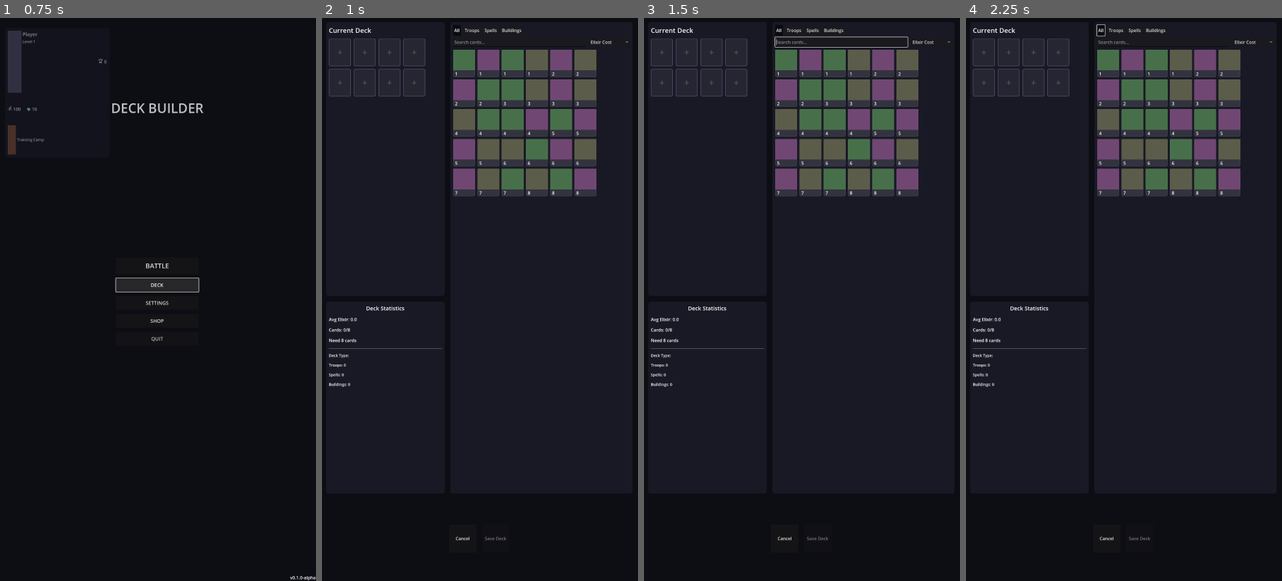
Above: before the commit, frames 1-4 (left to right).
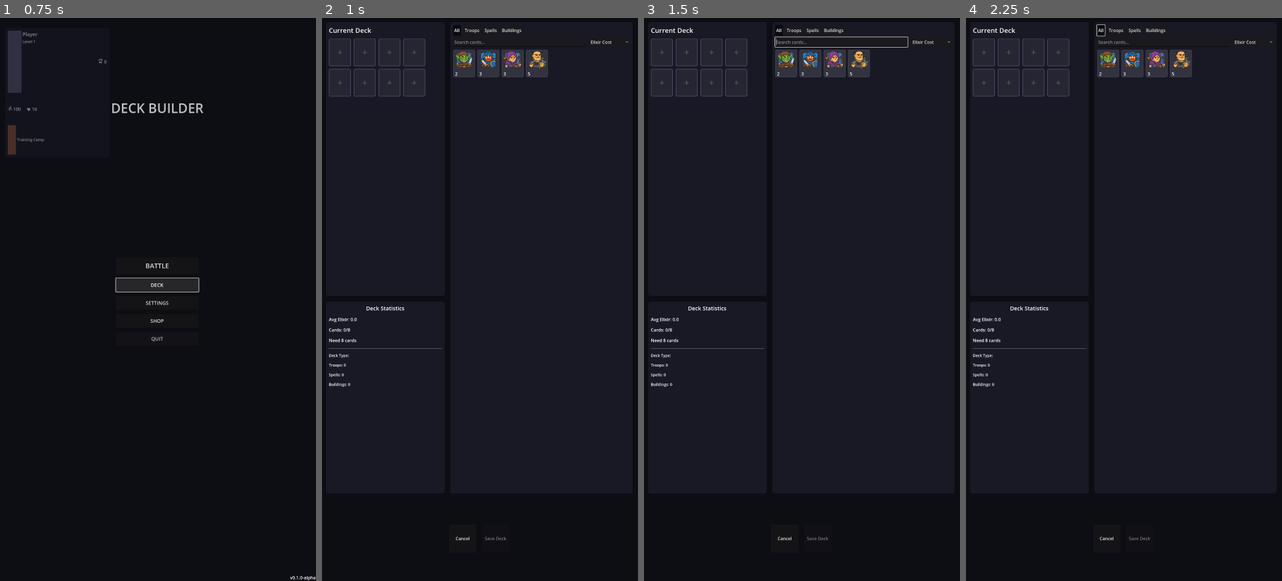
Above: after the commit, the same moments.

Repository: sethshoultes/battle-castles
Game: Godot game, scene res://scenes/ui/main_menu.tscn
The game is run twice, just before and just after one commit, with the same random seed, the same clock (stepped at 60 frames per second) and the same inputs.
Inputs (mouse positions are in pixels of both pictures, inside the frame that each line leads up to):
- Up to frame 1 (0.75 s): click "DECK" at 0.5 s
- Up to frame 2 (1 s): no input
- Up to frame 3 (1.5 s): click (839, 40) at 1.27 s; type "12" at 1.35 s
- Up to frame 4 (2.25 s): click "All" at 2 s

Frame 1 is identical in both runs. In frame 2, 10% of the frame differs, in the area x 41-87%, y 5-32%; in frame 3, 10%; in frame 4, 10%.

Commit message:
feat: Expand deck builder with card types and additional asset prompts
- Add card_type field to CardData (Troop/Spell/Building classification)
- Update deck builder to use actual CardData resources instead of placeholder dictionaries
- Enable duplicate cards in decks (like Clash Royale)
- Display card icons using TextureRect instead of colored rectangles
- Add deck type breakdown showing troops/spells/buildings count
- Add 19 additional card prompts to asset generation guide:
  * 8 troops (Barbarians, Musketeer, Mini PEKKA, Wizard, Baby Dragon, Skeleton Army, Minions, Valkyrie)
  * 6 spells (Fireball, Arrows, Lightning, Freeze, Rage, Heal)
  * 5 buildings (Cannon, Tesla, Bomb Tower, Inferno Tower, Elixir Collector)
- Add rarity-specific card frame prompts (Common, Rare, Epic, Legendary)
- Include new UI assets (card frames, elixir icon, crown icon, health bar)

🤖 Generated with [Claude Code](https://claude.com/claude-code)

Co-Authored-By: Claude <noreply@anthropic.com>

Diff:
--- a/client/scripts/resources/card_data.gd
+++ b/client/scripts/resources/card_data.gd
@@ -8,6 +8,7 @@
 @export var description: String = ""
 @export var icon: Texture2D = null
 @export var rarity: String = "Common" # Common, Rare, Epic, Legendary
+@export var card_type: String = "Troop" # "Troop", "Spell", "Building"
 
 ## Game mechanics
 @export var elixir_cost: int = 3
--- a/client/scripts/ui/deck_builder_ui.gd
+++ b/client/scripts/ui/deck_builder_ui.gd
@@ -14,6 +14,10 @@
 @onready var average_elixir_label: Label = $StatsPanel/VBoxContainer/AverageElixir
 @onready var card_count_label: Label = $StatsPanel/VBoxContainer/CardCount
 @onready var deck_validation_label: Label = $StatsPanel/VBoxContainer/ValidationStatus
+@onready var deck_type_label: Label = $StatsPanel/VBoxContainer/DeckType
+@onready var troops_count_label: Label = $StatsPanel/VBoxContainer/TroopsCount
+@onready var spells_count_label: Label = $StatsPanel/VBoxContainer/SpellsCount
+@onready var buildings_count_label: Label = $StatsPanel/VBoxContainer/BuildingsCount
 
 # Filter buttons
 @onready var filter_all_button: Button = $CollectionPanel/FilterContainer/AllButton
@@ -144,20 +148,18 @@
 	return slot
 
 func _load_card_collection() -> void:
-	# Load available cards from player's collection
-	# This would normally load from game data
-	# For now, create placeholder cards
-	for i in range(30):
-		var card_data = {
-			"id": "card_" + str(i),
-			"name": "Card " + str(i),
-			"elixir_cost": (i % 8) + 1,
-			"type": ["troops", "spells", "buildings"][i % 3],
-			"rarity": ["common", "rare", "epic", "legendary"][i % 4],
-			"level": 1,
-			"owned": true
-		}
-		collection_cards.append(card_data)
+	# Load actual card resources
+	var card_paths = [
+		"res://resources/cards/knight.tres",
+		"res://resources/cards/goblin.tres",
+		"res://resources/cards/archer.tres",
+		"res://resources/cards/giant.tres"
+	]
+
+	for path in card_paths:
+		var card = load(path)
+		if card:
+			collection_cards.append(card)
 
 	_apply_filter()
 
@@ -171,15 +173,15 @@
 			"all":
 				matches_filter = true
 			"troops":
-				matches_filter = card.type == "troops"
+				matches_filter = card.card_type == "Troop"
 			"spells":
-				matches_filter = card.type == "spells"
+				matches_filter = card.card_type == "Spell"
 			"buildings":
-				matches_filter = card.type == "buildings"
+				matches_filter = card.card_type == "Building"
 
 		# Apply search filter
 		if matches_filter and not search_line_edit.text.is_empty():
-			matches_filter = card.name.to_lower().contains(search_line_edit.text.to_lower())
+			matches_filter = card.card_name.to_lower().contains(search_line_edit.text.to_lower())
 
 		if matches_filter:
 			filtered_cards.append(card)
@@ -194,9 +196,9 @@
 		1: # Rarity
 			filtered_cards.sort_custom(func(a, b): return _get_rarity_value(a.rarity) > _get_rarity_value(b.rarity))
 		2: # Type
-			filtered_cards.sort_custom(func(a, b): return a.type < b.type)
+			filtered_cards.sort_custom(func(a, b): return a.card_type < b.card_type)
 		3: # Name
-			filtered_cards.sort_custom(func(a, b): return a.name < b.name)
+			filtered_cards.sort_custom(func(a, b): return a.card_name < b.card_name)
 
 func _get_rarity_value(rarity: String) -> int:
 	match rarity:
@@ -218,7 +220,7 @@
 		card_collection_container.add_child(slot)
 		collection_card_slots.append(slot)
 
-func _create_collection_card_slot(card_data: Dictionary, index: int) -> Control:
+func _create_collection_card_slot(card_data: CardData, index: int) -> Control:
 	var slot = _create_card_slot(false, index)
 
 	# Update the display with card data
@@ -226,25 +228,17 @@
 	var empty_label = card_display.get_node("EmptyLabel")
 	empty_label.visible = false
 
-	# Add card visual
-	var card_visual = Panel.new()
-	card_visual.name = "CardVisual"
-	card_visual.anchor_right = 1.0
-	card_visual.anchor_bottom = 0.75
-	card_visual.mouse_filter = Control.MOUSE_FILTER_IGNORE
-
-	# Set color based on type
-	var visual_style = StyleBoxFlat.new()
-	match card_data.type:
-		"troops":
-			visual_style.bg_color = Color(0.3, 0.5, 0.3, 0.8)
-		"spells":
-			visual_style.bg_color = Color(0.5, 0.3, 0.5, 0.8)
-		"buildings":
-			visual_style.bg_color = Color(0.4, 0.4, 0.3, 0.8)
-
-	card_visual.add_theme_stylebox_override("panel", visual_style)
-	card_display.add_child(card_visual)
+	# Add card icon
+	if card_data.icon:
+		var card_icon = TextureRect.new()
+		card_icon.name = "CardIcon"
+		card_icon.anchor_right = 1.0
+		card_icon.anchor_bottom = 0.75
+		card_icon.texture = card_data.icon
+		card_icon.expand_mode = TextureRect.EXPAND_FIT_WIDTH_PROPORTIONAL
+		card_icon.stretch_mode = TextureRect.STRETCH_KEEP_ASPECT_CENTERED
+		card_icon.mouse_filter = Control.MOUSE_FILTER_IGNORE
+		card_display.add_child(card_icon)
 
 	# Add elixir cost
 	var elixir_label = Label.new()
@@ -261,16 +255,11 @@
 	# Store card data
 	slot.set_meta("card_data", card_data)
 
-	# Check if card is already in deck
-	var is_in_deck = _is_card_in_deck(card_data.id)
-	if is_in_deck:
-		slot.modulate = Color(0.5, 0.5, 0.5, 0.5)
-
 	return slot
 
-func _is_card_in_deck(card_id: String) -> bool:
+func _is_card_in_deck(card_data: CardData) -> bool:
 	for card in current_deck:
-		if card.id == card_id:
+		if card.card_name == card_data.card_name:
 			return true
 	return false
 
@@ -304,19 +293,14 @@
 
 	var card_data = filtered_cards[index]
 
-	# Check if card is already in deck
-	if _is_card_in_deck(card_data.id):
-		return
-
 	# Check if deck is full
 	if current_deck.size() >= max_deck_size:
 		_show_deck_full_message()
 		return
 
-	# Add card to deck
+	# Add card to deck (allow duplicates)
 	current_deck.append(card_data)
 	_update_deck_display()
-	_update_collection_availability()
 	_update_deck_stats()
 	deck_modified = true
 	_validate_deck()
@@ -340,27 +324,20 @@
 		if i < current_deck.size():
 			_add_card_to_slot(slot, current_deck[i])
 
-func _add_card_to_slot(slot: Control, card_data: Dictionary) -> void:
+func _add_card_to_slot(slot: Control, card_data: CardData) -> void:
 	var card_display = slot.get_node("CardDisplay")
 
-	# Add card visual (similar to collection display)
-	var card_visual = Panel.new()
-	card_visual.name = "CardVisual"
-	card_visual.anchor_right = 1.0
-	card_visual.anchor_bottom = 0.75
-	card_visual.mouse_filter = Control.MOUSE_FILTER_IGNORE
-
-	var visual_style = StyleBoxFlat.new()
-	match card_data.type:
-		"troops":
-			visual_style.bg_color = Color(0.3, 0.5, 0.3, 0.8)
-		"spells":
-			visual_style.bg_color = Color(0.5, 0.3, 0.5, 0.8)
-		"buildings":
-			visual_style.bg_color = Color(0.4, 0.4, 0.3, 0.8)
-
-	card_visual.add_theme_stylebox_override("panel", visual_style)
-	card_display.add_child(card_visual)
+	# Add card icon
+	if card_data.icon:
+		var card_icon = TextureRect.new()
+		card_icon.name = "CardIcon"
+		card_icon.anchor_right = 1.0
+		card_icon.anchor_bottom = 0.75
+		card_icon.texture = card_data.icon
+		card_icon.expand_mode = TextureRect.EXPAND_FIT_WIDTH_PROPORTIONAL
+		card_icon.stretch_mode = TextureRect.STRETCH_KEEP_ASPECT_CENTERED
+		card_icon.mouse_filter = Control.MOUSE_FILTER_IGNORE
+		card_display.add_child(card_icon)
 
 	# Add elixir cost
 	var elixir_label = Label.new()
@@ -377,13 +354,8 @@
 	slot.set_meta("card_data", card_data)
 
 func _update_collection_availability() -> void:
-	# Update the visual state of collection cards
-	for i in range(collection_card_slots.size()):
-		var slot = collection_card_slots[i]
-		var card_data = slot.get_meta("card_data", null)
-		if card_data:
-			var is_in_deck = _is_card_in_deck(card_data.id)
-			slot.modulate = Color(0.5, 0.5, 0.5, 0.5) if is_in_deck else Color.WHITE
+	# No longer needed since we allow duplicates
+	pass
 
 func _update_deck_stats() -> void:
 	# Calculate average elixir
@@ -396,6 +368,30 @@
 
 	# Update card count
 	card_count_label.text = "Cards: %d/%d" % [current_deck.size(), max_deck_size]
+
+	# Calculate deck type breakdown
+	var troops_count = 0
+	var spells_count = 0
+	var buildings_count = 0
+
+	for card in current_deck:
+		match card.card_type:
+			"Troop":
+				troops_count += 1
+			"Spell":
+				spells_count += 1
+			"Building":
+				buildings_count += 1
+
+	# Update deck type labels
+	if deck_type_label:
+		deck_type_label.text = "Deck Type:"
+	if troops_count_label:
+		troops_count_label.text = "Troops: %d" % troops_count
+	if spells_count_label:
+		spells_count_label.text = "Spells: %d" % spells_count
+	if buildings_count_label:
+		buildings_count_label.text = "Buildings: %d" % buildings_count
 
 func _validate_deck() -> void:
 	var is_valid = current_deck.size() == max_deck_size
Binary file added: client/assets/sprites/battlefield/river_texture.png
Binary file added: client/assets/sprites/ui/card_frame_common.png
Binary file added: client/assets/sprites/ui/card_frame_epic.png
Binary file added: client/assets/sprites/ui/card_frame_legendary.png
Binary file added: client/assets/sprites/ui/card_frame_rare.png
Binary file added: client/assets/sprites/ui/crown_icon.png
Binary file added: client/assets/sprites/ui/elixir_icon.png
Binary file added: client/assets/sprites/ui/health_bar_fill.png
Not shown, changed: game-design/asset_generation_guide.md
